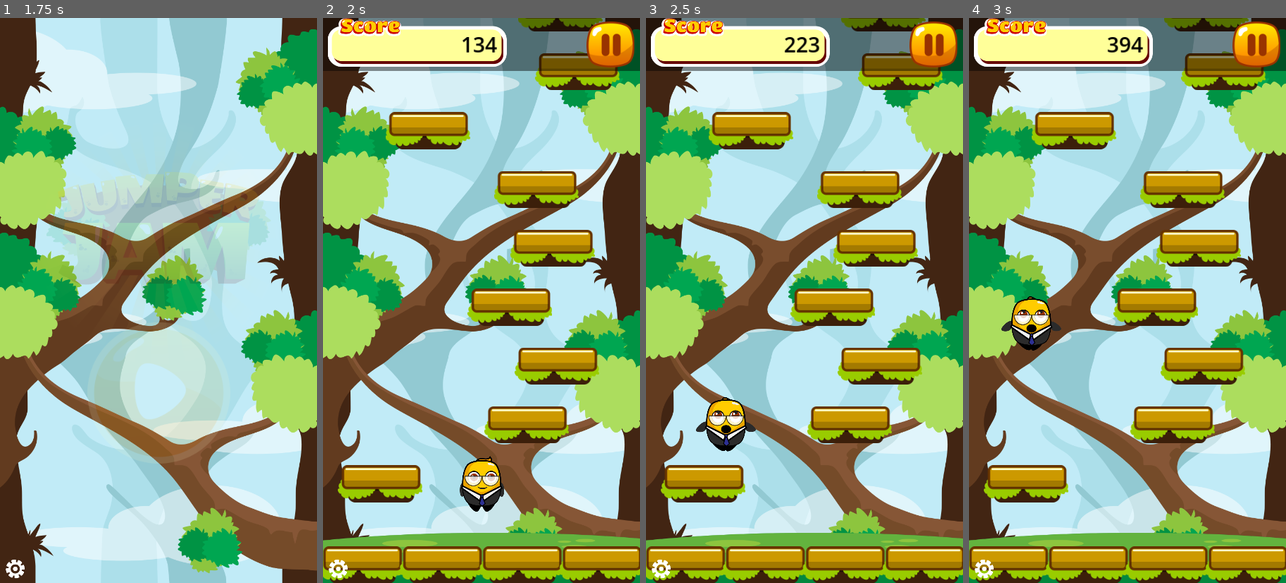
Above: before the commit, frames 1-4 (left to right).
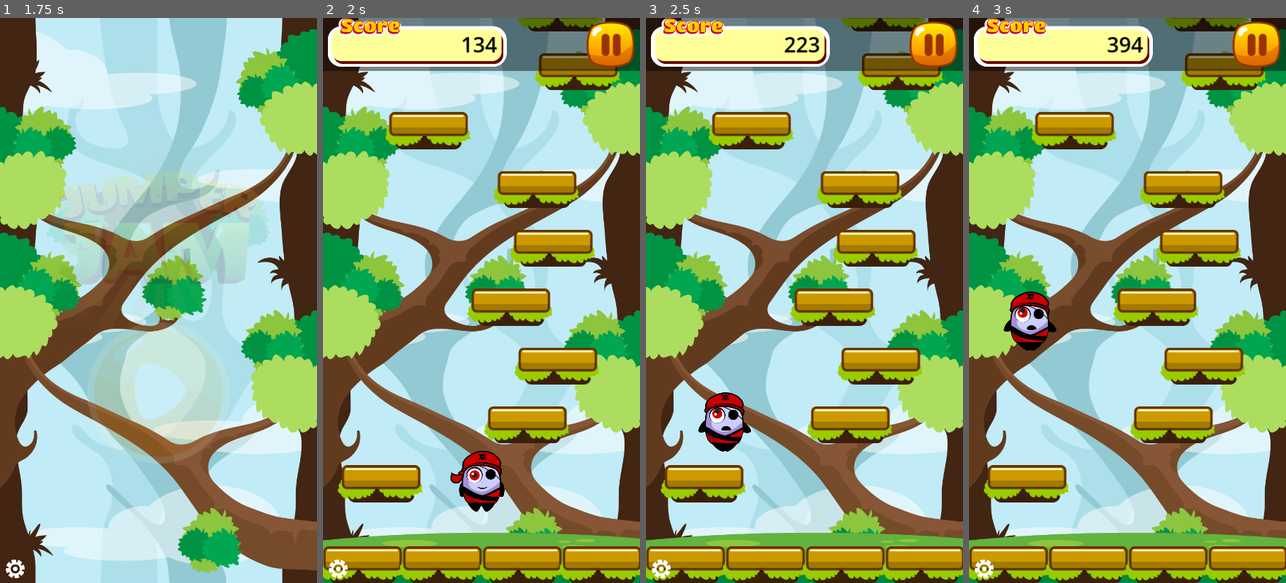
Above: after the commit, the same moments.

Repository: Velcronator/Jumper-Jam
Game: Godot game, scene res://scenes/Main.tscn
Two runs of this game, one before a commit and one after it. Both use one fixed random seed, a clock stepped at 60 frames per second and the inputs below.
Inputs (mouse positions are in pixels of both pictures, inside the frame that each line leads up to):
- Up to frame 1 (1.75 s): hold D (move_right) 0.53-1.25 s; click (158, 396) at 1.25 s
- Up to frame 2 (2 s): no input
- Up to frame 3 (2.5 s): hold A (move_left) from 2.03 s (still down)
- Up to frame 4 (3 s): release A (move_left) at 2.78 s; hold D (move_right) from 2.78 s (still down)

Frame 1 is identical in both runs. In frame 2, 1.1% of the frame differs, in the area x 40-58%, y 76-88%; in frame 3, 1.1%; in frame 4, 1.1%.

Commit message:
New skin animation

Diff:
--- a/scenes/player.tscn
+++ b/scenes/player.tscn
@@ -1,8 +1,10 @@
-[gd_scene load_steps=9 format=3 uid="uid://wh60krr32mpp"]
+[gd_scene load_steps=13 format=3 uid="uid://wh60krr32mpp"]
 
 [ext_resource type="Texture2D" uid="uid://16v3f8qy51fl" path="res://assets/textures/character/Skin1Idle.png" id="1_846d7"]
 [ext_resource type="Script" path="res://scripts/player.gd" id="1_e5hsa"]
 [ext_resource type="Texture2D" uid="uid://ck1l50n0osqjs" path="res://assets/textures/character/Skin1Jump.png" id="2_wnbc2"]
+[ext_resource type="Texture2D" uid="uid://cnibe1yk34emm" path="res://assets/textures/character/Skin2Idle.png" id="4_4x617"]
+[ext_resource type="Texture2D" uid="uid://de5ed0ter2f8r" path="res://assets/textures/character/Skin2Jump.png" id="5_4vk12"]
 
 [sub_resource type="RectangleShape2D" id="RectangleShape2D_7aa3a"]
 size = Vector2(46, 20)
@@ -110,6 +112,84 @@
 "transitions": PackedFloat32Array(1),
 "update": 0,
 "values": [Vector2(0, -49)]
+}
+tracks/2/type = "value"
+tracks/2/imported = false
+tracks/2/enabled = true
+tracks/2/path = NodePath("Sprite2D:scale")
+tracks/2/interp = 1
+tracks/2/loop_wrap = true
+tracks/2/keys = {
+"times": PackedFloat32Array(0),
+"transitions": PackedFloat32Array(1),
+"update": 0,
+"values": [Vector2(0.35, 0.35)]
+}
+
+[sub_resource type="Animation" id="Animation_ydlwn"]
+resource_name = "fall_red"
+tracks/0/type = "value"
+tracks/0/imported = false
+tracks/0/enabled = true
+tracks/0/path = NodePath("Sprite2D:texture")
+tracks/0/interp = 1
+tracks/0/loop_wrap = true
+tracks/0/keys = {
+"times": PackedFloat32Array(0),
+"transitions": PackedFloat32Array(1),
+"update": 1,
+"values": [ExtResource("4_4x617")]
+}
+tracks/1/type = "value"
+tracks/1/imported = false
+tracks/1/enabled = true
+tracks/1/path = NodePath("Sprite2D:position")
+tracks/1/interp = 1
+tracks/1/loop_wrap = true
+tracks/1/keys = {
+"times": PackedFloat32Array(0),
+"transitions": PackedFloat32Array(1),
+"update": 0,
+"values": [Vector2(-2, -51)]
+}
+tracks/2/type = "value"
+tracks/2/imported = false
+tracks/2/enabled = true
+tracks/2/path = NodePath("Sprite2D:scale")
+tracks/2/interp = 1
+tracks/2/loop_wrap = true
+tracks/2/keys = {
+"times": PackedFloat32Array(0),
+"transitions": PackedFloat32Array(1),
+"update": 0,
+"values": [Vector2(0.35, 0.35)]
+}
+
+[sub_resource type="Animation" id="Animation_sdbsf"]
+resource_name = "jump_red"
+tracks/0/type = "value"
+tracks/0/imported = false
+tracks/0/enabled = true
+tracks/0/path = NodePath("Sprite2D:texture")
+tracks/0/interp = 1
+tracks/0/loop_wrap = true
+tracks/0/keys = {
+"times": PackedFloat32Array(0),
+"transitions": PackedFloat32Array(1),
+"update": 1,
+"values": [ExtResource("5_4vk12")]
+}
+tracks/1/type = "value"
+tracks/1/imported = false
+tracks/1/enabled = true
+tracks/1/path = NodePath("Sprite2D:position")
+tracks/1/interp = 1
+tracks/1/loop_wrap = true
+tracks/1/keys = {
+"times": PackedFloat32Array(0),
+"transitions": PackedFloat32Array(1),
+"update": 0,
+"values": [Vector2(1, -49)]
 }
 tracks/2/type = "value"
 tracks/2/imported = false
@@ -128,7 +208,9 @@
 _data = {
 "RESET": SubResource("Animation_b1xqm"),
 "fall": SubResource("Animation_o7i0r"),
-"jump": SubResource("Animation_0bl5s")
+"fall_red": SubResource("Animation_ydlwn"),
+"jump": SubResource("Animation_0bl5s"),
+"jump_red": SubResource("Animation_sdbsf")
 }
 
 [node name="Player" type="CharacterBody2D"]
--- a/scripts/Game.gd
+++ b/scripts/Game.gd
@@ -24,6 +24,8 @@
 var score : int = 0
 var highscore : int
 var save_file_path = "user://highscore.save"
+
+var new_skin_unlocked = false
 
 func _ready():
 	viewport_size = get_viewport_rect().size
@@ -64,6 +66,11 @@
 	player.global_position = player_spawn_pos
 	player.died.connect(_on_player_died)
 	add_child(player)
+
+	# New character unlocked
+	new_skin_unlocked = true #todo debug
+	if new_skin_unlocked == true:
+		player.use_new_skin()
 
 	camera = camera_scene.instantiate()
 	camera.setup_camera(player)
--- a/scripts/player.gd
+++ b/scripts/player.gd
@@ -5,6 +5,7 @@
 
 @onready var animator = $AnimationPlayer
 @onready var collision_shape = $CollisionShape2D
+@onready var sprite = $Sprite2D
 
 @export var speed = 300
 @export var accelerometer_speed = 130.0
@@ -19,6 +20,9 @@
 
 var dead = false
 
+var fall_anim_name = "fall"
+var jump_anim_name = "jump"
+
 func _ready():
 	viewport_size = get_viewport_rect().size
 	var os_name = OS.get_name()
@@ -28,11 +32,11 @@
 
 func _process(_delta):
 	if velocity.y > 0:
-		if animator.current_animation != "fall":
-			animator.play("fall")
+		if animator.current_animation != fall_anim_name:
+			animator.play(fall_anim_name)
 	elif velocity.y < 0:
-		if animator.current_animation != "jump":
-			animator.play("jump")
+		if animator.current_animation != jump_anim_name:
+			animator.play(jump_anim_name)
 
 
 func _physics_process(_delta):
@@ -72,3 +76,10 @@
 		collision_shape.set_deferred("disabled", true)
 		died.emit()
 		SoundFX.fx_play("Fall")
+
+func use_new_skin():
+	fall_anim_name = "fall_red"
+	jump_anim_name = "jump_red"
+
+	if sprite:
+			sprite.texture = preload("res://assets/textures/character/Skin2Idle.png")
